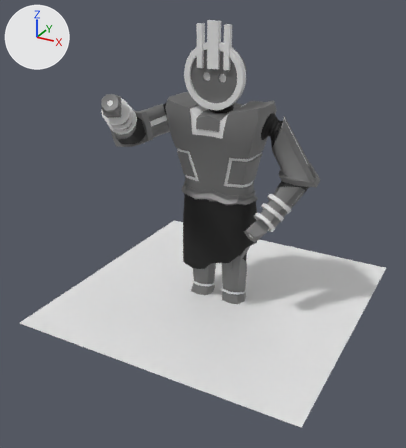
A saved change to the FBX model Assets/Models/Actors/KOLOSS.fbx.
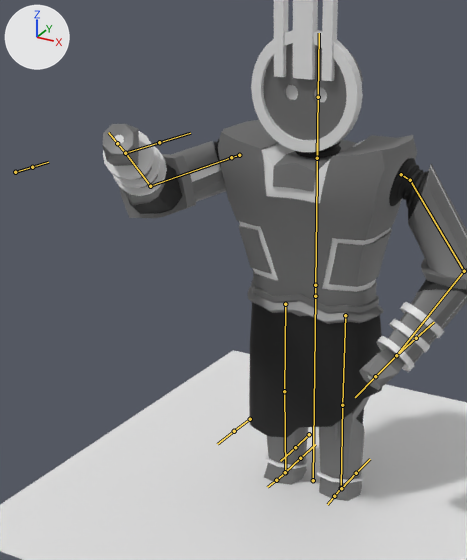
Each version appears first whole from a 50 mm lens placed at (3.63, -7.12, 4.74), pointed at (-0.07, -0.4, 1.37), and next in a close-up on the part from 11% to 75% of the width and 6% to 75% of the height. The axes (+X, +Y, +Z) are drawn at upper left. The lights are the same throughout. Both versions are drawn at frame 15 of the action 'Armature|CombatState_CatchWeak'; the numbers are the values there. The bones that bend it are drawn over the model as lines in the close-ups.

Objects in the first close-up: 'Face', 'Floor', 'Hands', 'Head', 'Legs', 'Skirt', 'Torso'.
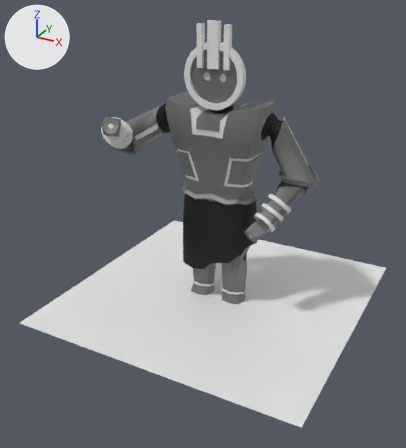
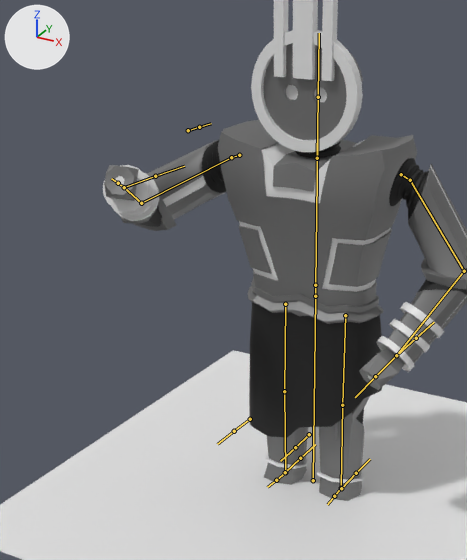
Location of each change, [x1, y1, x2, y2] in pixels of the close-ups (467 x 560 px):
'Torso', posed: before [112, 120, 467, 364]; after [111, 120, 467, 364]
'Hands', posed (15% shorter): before [103, 124, 414, 390]; after [103, 165, 414, 390]
bone 'UpperArm.R', root to tip: before (231, 157) to (150, 186); after (231, 157) to (141, 203)
bone 'ForeArm.R', root to tip: before (150, 186) to (125, 153); after (141, 203) to (124, 187)

Diff of the bpy script that builds the scene:
```diff
--- a/Assets/Models/Actors/KOLOSS.fbx.py
+++ b/Assets/Models/Actors/KOLOSS.fbx.py
@@ bone_upperarm_r @@
 bone_upperarm_r = bpy.data.objects['Armature'].pose.bones['UpperArm.R']  # child of 'Shoulder.R'
-bone_upperarm_r.rotation_quaternion = (0.803, 0.586, 0.039, 0.102)  # degrees (72, -3, 12)
+bone_upperarm_r.rotation_quaternion = (0.924, 0.306, -0.146, 0.18)  # degrees (34, -22, 15)
@@ bone_forearm_r @@
 bone_forearm_r = bpy.data.objects['Armature'].pose.bones['ForeArm.R']  # child of 'UpperArm.R'
-bone_forearm_r.rotation_quaternion = (0.897, 0.243, 0.0, 0.369)  # degrees (26, -10, 42)
+bone_forearm_r.rotation_quaternion = (0.689, 0.399, 0.0, 0.605)  # degrees (39, -29, 72)
```
